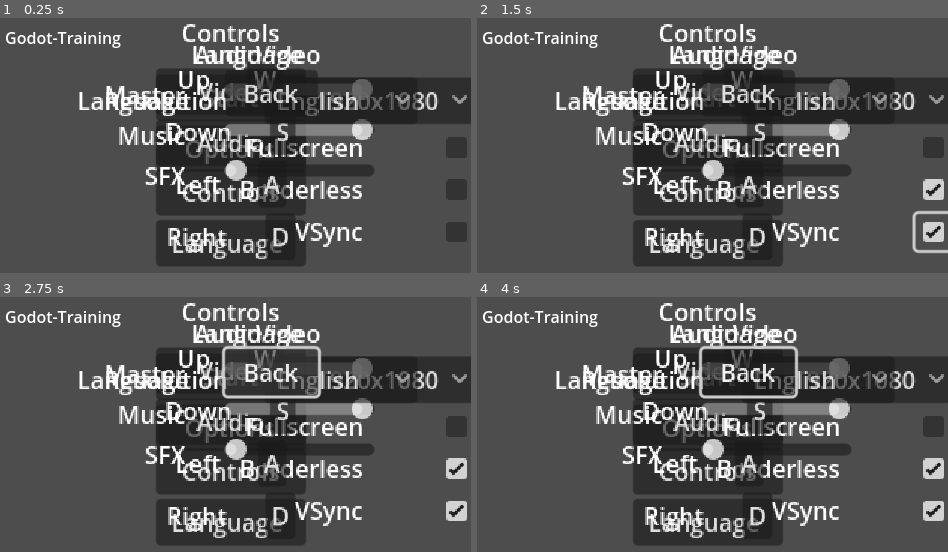
Above: before the commit, frames 1-4 (two rows, left to right).
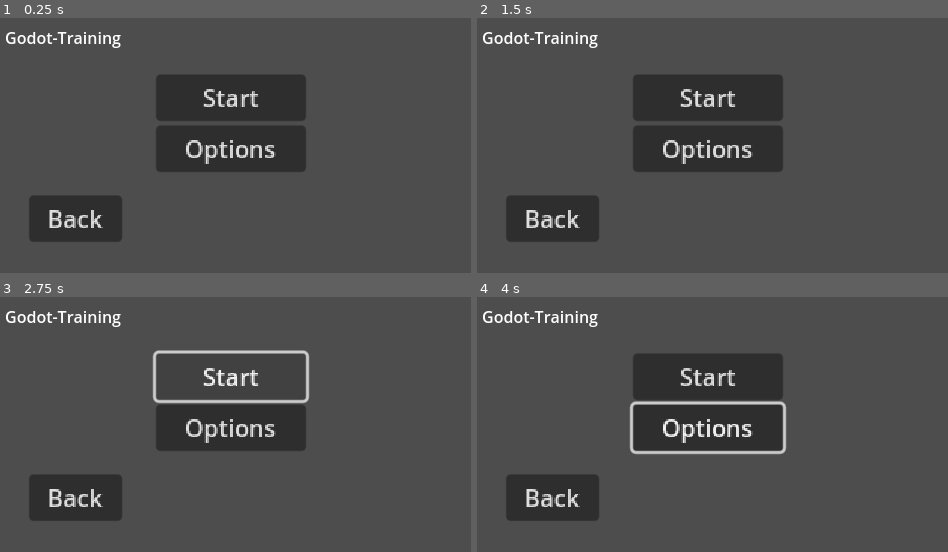
Above: after the commit, the same moments.

Repository: Aceralot/Shots-Fired
Game: Godot game, scene res://Objects/UI/MainMenu.tscn
The game is run twice, just before and just after one commit, with the same random seed, the same clock (stepped at 60 frames per second) and the same inputs.
Inputs (mouse positions are in pixels of both pictures, inside the frame that each line leads up to):
- Up to frame 1 (0.25 s): no input
- Up to frame 2 (1.5 s): click (933, 188) at 0.52 s; click (933, 232) at 1.27 s
- Up to frame 3 (2.75 s): click (263, 358) at 2 s, where only the run before the commit has a clickable "W"
- Up to frame 4 (4 s): click (759, 409) at 2.75 s, where only the run before the commit has a clickable "S"; click (750, 462) at 3.5 s, where only the run before the commit has a clickable "A"

The runs differ from the first frame. In frame 1, 32% of the frame differs, in the area x 6-100%, y 2-98%; in frame 2, 32%; in frame 3, 34%; in frame 4, 33%.
Error in both runs: Invalid access to property or key 'pressed' on a base object of type 'Nil'. (res://Scripts/UI/mainmenu.gd:26)

Commit message:
Fixed Scripts added
There is some sort of bug but I don't know how to find it.

Diff:
--- a/Objects/UI/MainMenu.tscn
+++ b/Objects/UI/MainMenu.tscn
@@ -99,6 +99,7 @@
 text = "Quit"
 
 [node name="Settings" type="VBoxContainer" parent="."]
+visible = false
 custom_minimum_size = Vector2(100, 130)
 layout_mode = 1
 anchors_preset = 8
@@ -180,6 +181,7 @@
 text = "Language "
 
 [node name="Video" type="VBoxContainer" parent="." node_paths=PackedStringArray("resolution_option", "fullscreen_check", "borderless_check", "vsync_check")]
+visible = false
 custom_minimum_size = Vector2(165, 150)
 layout_mode = 1
 anchors_preset = 8
@@ -255,6 +257,7 @@
 layout_mode = 2
 
 [node name="Audio" type="VBoxContainer" parent="." node_paths=PackedStringArray("master_slider", "music_slider", "sfx_slider")]
+visible = false
 custom_minimum_size = Vector2(195, 150)
 layout_mode = 1
 anchors_preset = 8
@@ -273,7 +276,7 @@
 script = ExtResource("2_qsbgu")
 master_slider = NodePath("HBoxContainer/Master")
 music_slider = NodePath("HBoxContainer2/Music")
-sfx_slider = NodePath("HBoxContainer2/Music")
+sfx_slider = NodePath("HBoxContainer3/SFX")
 metadata/_edit_use_anchors_ = true
 
 [node name="Label" type="Label" parent="Audio"]
@@ -321,6 +324,7 @@
 layout_mode = 2
 
 [node name="Controls" type="VBoxContainer" parent="." node_paths=PackedStringArray("up_button", "down_button", "left_button", "right_button")]
+visible = false
 custom_minimum_size = Vector2(150, 175)
 layout_mode = 1
 anchors_preset = 8
@@ -401,6 +405,7 @@
 text = "Right"
 
 [node name="Language" type="VBoxContainer" parent="." node_paths=PackedStringArray("language_option")]
+visible = false
 custom_minimum_size = Vector2(200, 150)
 layout_mode = 1
 anchors_preset = 8
@@ -441,10 +446,10 @@
 anchors_preset = 2
 anchor_top = 1.0
 anchor_bottom = 1.0
-offset_left = 340.0
-offset_top = -340.0
-offset_right = 402.0
-offset_bottom = -309.0
+offset_left = -313.33337
+offset_top = 78.33334
+offset_right = -251.33337
+offset_bottom = 109.33334
 grow_vertical = 0
 scale = Vector2(5, 5)
 pivot_offset = Vector2(30, 15)
--- a/Scripts/UI/Language.gd
+++ b/Scripts/UI/Language.gd
@@ -5,24 +5,24 @@
 var languages := {
 	"English": "en",
 	"Spanish": "es",
-	"japanese": "ja"
+	"Japanese": "ja"
 }
 
 func _ready():
 	for lang_name in languages.keys():
-		language_option.add_item( lang_name )
+		language_option.add_item(lang_name)
 
 	var current_locale := TranslationServer.get_locale()
 	for i in range(language_option.item_count):
 		var lang_name := language_option.get_item_text(i)
-		if current_locale.begins_with( languages[ lang_name ]):
+		if current_locale.begins_with(languages[lang_name]):
 			language_option.select(i)
 			break
 
-	language_option.item_selected.connect( _on_language_selected )
+	language_option.item_selected.connect(_on_language_selected)
 
-func _on_language_selected( index: int):
-	var lang_name := language_option.get_item_text( index )
-	var locale = languages[ lang_name ]
-	TranslationServer.set_locale( locale )
-	print( "Locale set to:", locale )
+func _on_language_selected(index: int):
+	var lang_name := language_option.get_item_text(index)
+	var locale = languages[lang_name]
+	TranslationServer.set_locale(locale)
+	print("Locale set to:", locale)
--- a/Scripts/UI/Videoscript.gd
+++ b/Scripts/UI/Videoscript.gd
@@ -1,59 +1,57 @@
 extends VBoxContainer
 
-@export var resolution_option : OptionButton
-@export var fullscreen_check : CheckBox
-@export var borderless_check : CheckBox
-@export var vsync_check : CheckBox
-
-@onready var Resbutton = $HBoxContainer/Resolution
+@export var resolution_option: OptionButton
+@export var fullscreen_check: CheckBox
+@export var borderless_check: CheckBox
+@export var vsync_check: CheckBox
 
 func _ready():
 	var resolutions = [
-		Vector2i( 1920, 1080 ),
-		Vector2i( 1600, 900 ),
-		Vector2i( 1280, 720 ),
-		Vector2i( 640, 360 ),
-		Vector2i( 320, 180 )
+		Vector2i(1920, 1080),
+		Vector2i(1600, 900),
+		Vector2i(1280, 720),
+		Vector2i(640,360),
+		Vector2i(320,180)
 	]
 	for res in resolutions:
-		resolution_option.add_item( "%dx%d" % [ res.x, res.y])
+		resolution_option.add_item("%dx%d" % [res.x, res.y])
 
 	load_current_settings()
 
-	resolution_option.item_selected.connect( _on_resolution_selected )
-	fullscreen_check.toggled.connect( _on_fullscreen_toggled )
-	borderless_check.toggled.connect( _on_borderless_toggled )
-	vsync_check.toggled.connect( _on_vsync_toggled )
+	resolution_option.item_selected.connect(_on_resolution_selected)
+	fullscreen_check.toggled.connect(_on_fullscreen_toggled)
+	borderless_check.toggled.connect(_on_borderless_toggled)
+	vsync_check.toggled.connect(_on_vsync_toggled)
 
 func load_current_settings():
 	var mode = DisplayServer.window_get_mode()
 	fullscreen_check.button_pressed = mode == DisplayServer.WINDOW_MODE_FULLSCREEN
-	borderless_check.button_pressed = DisplayServer.window_get_flag( DisplayServer.WINDOW_FLAG_BORDERLESS )
+	borderless_check.button_pressed = DisplayServer.window_get_flag(DisplayServer.WINDOW_FLAG_BORDERLESS)
 	vsync_check.button_pressed = DisplayServer.window_get_vsync_mode() == DisplayServer.VSYNC_ENABLED
 
 	var window_size = DisplayServer.window_get_size()
-	for i in range( resolution_option.item_count):
-		var res_text = resolution_option.get_item_text( i )
-		var parts = res_text.split( "x" )
-		if parts.size() == 2 and int( parts[0] ) == window_size.x and int( parts[1] ) == window_size.y:
-			resolution_option.selection( i )
+	for i in range(resolution_option.item_count):
+		var res_text = resolution_option.get_item_text(i)
+		var parts = res_text.split("x")
+		if parts.size() == 2 and int(parts[0]) == window_size.x and int(parts[1]) == window_size.y:
+			resolution_option.select(i)
 			break
 
-func _on_resolution_selected( index: int ):
-	var text = resolution_option.get_item_text( index )
-	var parts = text.split( "x" )
+func _on_resolution_selected(index: int):
+	var text = resolution_option.get_item_text(index)
+	var parts = text.split("x")
 	if parts.size() == 2:
-		DisplayServer.window_set_size( Vector2i( int( parts[ 0 ]), int(parts[1])))
+		DisplayServer.window_set_size(Vector2i(int(parts[0]), int(parts[1])))
 
-func _on_fullscreen_toggled( enabled: bool):
+func _on_fullscreen_toggled(enabled: bool):
 	if enabled:
-		DisplayServer.window_set_mode( DisplayServer.WINDOW_MODE_FULLSCREEN )
+		DisplayServer.window_set_mode(DisplayServer.WINDOW_MODE_FULLSCREEN)
 	else:
-		DisplayServer.window_set_mode( DisplayServer.WINDOW_MODE_WINDOWED )
+		DisplayServer.window_set_mode(DisplayServer.WINDOW_MODE_WINDOWED)
 
 func _on_borderless_toggled(enabled: bool):
-	DisplayServer.window_set_flag( DisplayServer.WINDOW_FLAG_BORDERLESS, enabled )
+	DisplayServer.window_set_flag(DisplayServer.WINDOW_FLAG_BORDERLESS, enabled)
 
-func _on_vsync_toggled( enabled: bool):
+func _on_vsync_toggled(enabled: bool):
 	var mode = DisplayServer.VSYNC_ENABLED if enabled else DisplayServer.VSYNC_DISABLED
-	DisplayServer.window_set_vsync_mode( mode )
+	DisplayServer.window_set_vsync_mode(mode)
--- a/Scripts/UI/audio.gd
+++ b/Scripts/UI/audio.gd
@@ -10,42 +10,40 @@
 func _ready():
 	_sync_sliders()
 
-	master_slider.value_changed.connect( _on_master_volume_changed )
-	music_slider.value_changed.connect( _on_music_volume_changed )
-	sfx_slider.value_changed.connect( _on_sfx_volume_changed )
+	master_slider.value_changed.connect(_on_master_volume_changed)
+	music_slider.value_changed.connect(_on_music_volume_changed)
+	sfx_slider.value_changed.connect(_on_sfx_volume_changed)
 
 func _sync_sliders():
-	master_slider.value = _db_to_slider( AudioServer.get_bus_volume_db( AudioServer.get_bus_index( "Master" )))
-	music_slider.value = _db_to_slider( AudioServer.get_bus_volume_db( AudioServer.get_bus_index( "Music" )))
-	sfx_slider.value = _db_to_slider( AudioServer.get_bus_volume_db( AudioServer.get_bus_index( "SFX" )))
+	master_slider.value = _db_to_slider(AudioServer.get_bus_volume_db(AudioServer.get_bus_index("Master")))
+	music_slider.value = _db_to_slider(AudioServer.get_bus_volume_db(AudioServer.get_bus_index("Music")))
+	sfx_slider.value = _db_to_slider(AudioServer.get_bus_volume_db(AudioServer.get_bus_index("SFX")))
 
+func _slider_to_db(value: float) -> float:
+	if value <= 0.0:
+		return MIN_DB
 
+	var linear = value / 100.0
+	var db = linear_to_db(linear)
+	return clamp(db, MIN_DB, MAX_DB)
 
-func _slider_to_db( value: float ) -> float:
-	if value <= 0.0:
-		return 0.0
-
-	var linear = value / 100.
-	var db = linear_to_db( linear )
-	return clamp( db, MIN_DB, MAX_DB )
-
-func _db_to_slider( db: float ) -> float:
+func _db_to_slider(db: float) -> float:
 	if db <= MIN_DB:
 		return 0.0
-	var linear = db_to_linear( db )
-	return clamp( linear * 100.0, 0.0, 100.0 )
+	var linear = db_to_linear(db)
+	return clamp(linear * 100.0, 0.0, 100.0)
 
-func _set_volume(bus_name: String, value: float ):
-	var db = _db_to_slider( value )
-	var bus_index = AudioServer.get_bus_index( bus_name )
-	AudioServer.set_bus_volume_db( bus_index, db )
-	AudioServer.set_bus_mute( bus_index, db <= MIN_DB )
+func _set_volume(bus_name: String, value: float):
+	var db = _slider_to_db(value)
+	var bus_index = AudioServer.get_bus_index(bus_name)
+	AudioServer.set_bus_volume_db(bus_index, db)
+	AudioServer.set_bus_mute(bus_index, db <= MIN_DB)
 
-func _on_master_volume_changed( value: float ):
-	_set_volume( "Master", value )
+func _on_master_volume_changed(value: float):
+	_set_volume("Master", value)
 
-func _on_music_volume_changed( value: float ):
-	_set_volume( "Music", value )
+func _on_music_volume_changed(value: float):
+	_set_volume("Music", value)
 
-func _on_sfx_volume_changed( value: float ):
-	_set_volume( "sfx", value )
+func _on_sfx_volume_changed(value: float):
+	_set_volume("SFX", value)
--- a/Scripts/UI/controls.gd
+++ b/Scripts/UI/controls.gd
@@ -6,10 +6,10 @@
 @export var right_button: Button
 
 const ACTIONS = {
-"up": "move_up",
-"down": "move_down",
-"left": "move_left",
-"right": "move_right"
+	"up": "move_up",
+	"down": "move_down",
+	"left": "move_left",
+	"right": "move_right"
 }
 
 var waiting_for_input: String = ""
@@ -17,12 +17,12 @@
 func _ready():
 	_update_button_labels()
 
-	up_button.pressed.connect( _on_rebind_button_pressed.bind( "up"))
-	down_button.pressed.connect( _on_rebind_button_pressed.bind( "down"))
-	left_button.pressed.connect( _on_rebind_button_pressed.bind( "left"))
-	right_button.pressed.connect( _on_rebind_button_pressed.bind( "right"))
+	up_button.pressed.connect(_on_rebind_button_pressed.bind("up"))
+	down_button.pressed.connect(_on_rebind_button_pressed.bind("down"))
+	left_button.pressed.connect(_on_rebind_button_pressed.bind("left"))
+	right_button.pressed.connect(_on_rebind_button_pressed.bind("right"))
 
-func _get_button( direction: String ) -> Button:
+func _get_button(direction: String) -> Button:
 	match direction:
 		"up": return up_button
 		"down": return down_button
@@ -30,9 +30,9 @@
 		"right": return right_button
 		_: return null
 
-func _update_button_label( direction: String ):
+func _update_button_label(direction: String):
 	var action_name = ACTIONS[direction]
-	var events = InputMap.action_get_events( action_name )
+	var events = InputMap.action_get_events(action_name)
 
 	var label_text = "Unassigned"
 
@@ -40,35 +40,35 @@
 		var event = events[0]
 		if event is InputEventKey:
 			if event.keycode != 0:
-				label_text = OS.get_keycode_string( event.keycode )
+				label_text = OS.get_keycode_string(event.keycode)
 			elif event.physical_keycode != 0:
-				label_text = OS.get_keycode_string( event.physical_keycode )
+				label_text = OS.get_keycode_string(event.physical_keycode)
 
-	var btn = _get_button( direction )
+	var btn = _get_button(direction)
 	btn.text = "%s" % [label_text]
 
 func _update_button_labels():
 	for dir in ACTIONS.keys():
-		_update_button_label( dir )
+		_update_button_label(dir)
 
-func _on_rebind_button_pressed( direction: String ):
+func _on_rebind_button_pressed(direction: String):
 	waiting_for_input = direction
-	var btn = _get_button( direction )
+	var btn = _get_button(direction)
 	btn.text = "..."
-	set_process( true )
+	set_process_input(true)
 
-func _input( event ):
+func _input(event):
 	if waiting_for_input == "":
 		return
 
 	if event is InputEventKey and event.pressed:
 		var direction = waiting_for_input
-		var action_name = ACTIONS[ direction ]
+		var action_name = ACTIONS[direction]
 
-		InputMap.action_erase_events( action_name )
-		InputMap.action_add_event( action_name, event )
+		InputMap.action_erase_events(action_name)
+		InputMap.action_add_event(action_name, event)
 
-		_update_button_label( direction )
+		_update_button_label(direction)
 
 		waiting_for_input = ""
-		set_process_input( false )
+		set_process_input(false)
--- a/project.godot
+++ b/project.godot
@@ -81,28 +81,28 @@
 "path": "res://Scripts/player_area_2d.gd",
 "type": "file"
 }, {
-"column": 0,
-"line": 0,
+"column": 1,
+"current": true,
+"line": 18,
 "path": "res://Scripts/UI/Videoscript.gd",
 "type": "file"
 }, {
 "column": 0,
-"line": 28,
+"line": 49,
 "path": "res://Scripts/UI/audio.gd",
 "type": "file"
 }, {
 "column": 0,
-"line": 64,
+"line": 74,
 "path": "res://Scripts/UI/controls.gd",
 "type": "file"
 }, {
 "column": 0,
-"line": 21,
+"line": 28,
 "path": "res://Scripts/UI/Language.gd",
 "type": "file"
 }, {
 "column": 0,
-"current": true,
 "line": 63,
 "path": "res://Scripts/UI/mainmenu.gd",
 "type": "file"
